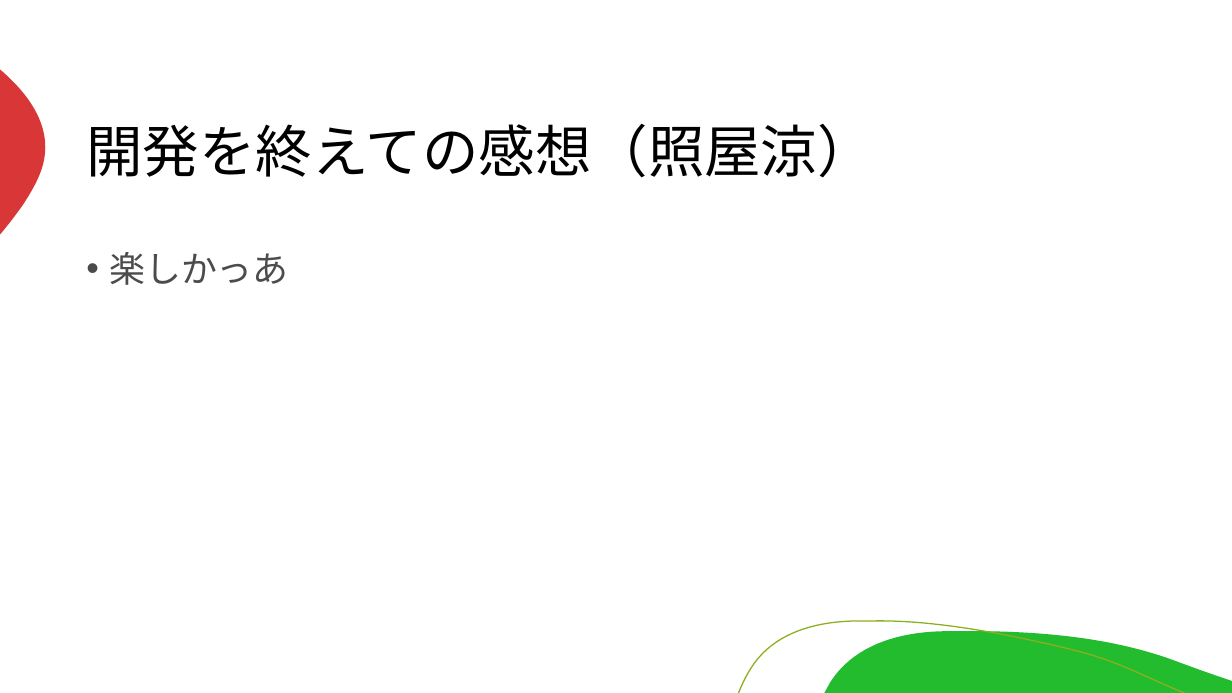
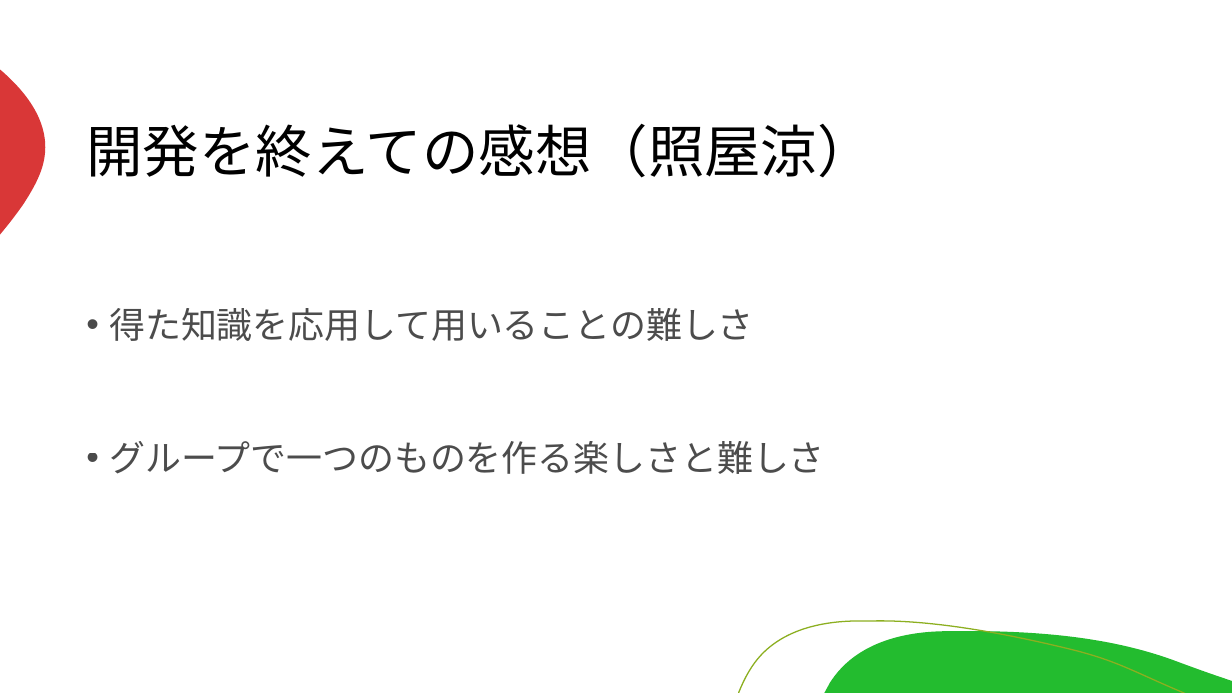
Before and after one commit to miyagiryusei/Excel, a slide deck: slide 11 of 発表資料.pptx. Drawn at 1232x693 pixels with LibreOffice and Linux fonts; fonts in the diff are those of the drawing. Boxes give left, top, right and bottom in pixels: in the first picture for what was removed or moved away, otherwise in the second. Text is boxed around its words. In the diff, an @@ line names an element or a change of style, - is before the commit and + after.

```diff
--- a/発表資料.pptx
+++ b/発表資料.pptx
@@ text at [109,308,825,474]: text changed @@
-• 楽しかっあ
+• 得た知識を応用して用いることの難しさ
+• グループで一つのものを作る楽しさと難しさ
```
Also in this commit, not shown: 10 other slides changed.
